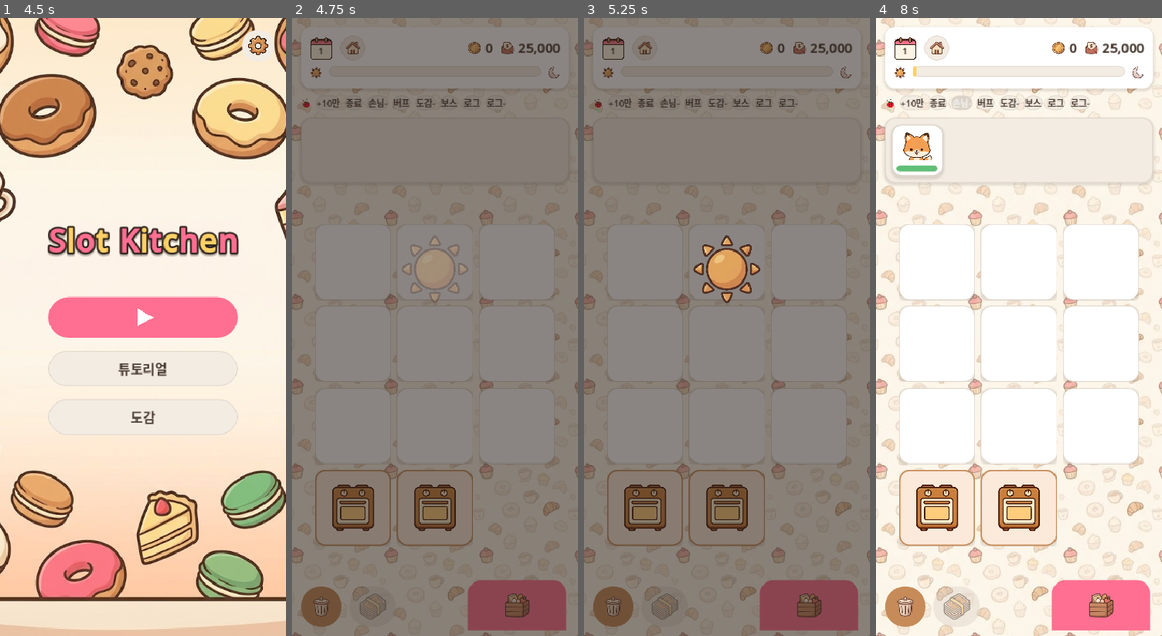
Above: before the commit, frames 1-4 (left to right).
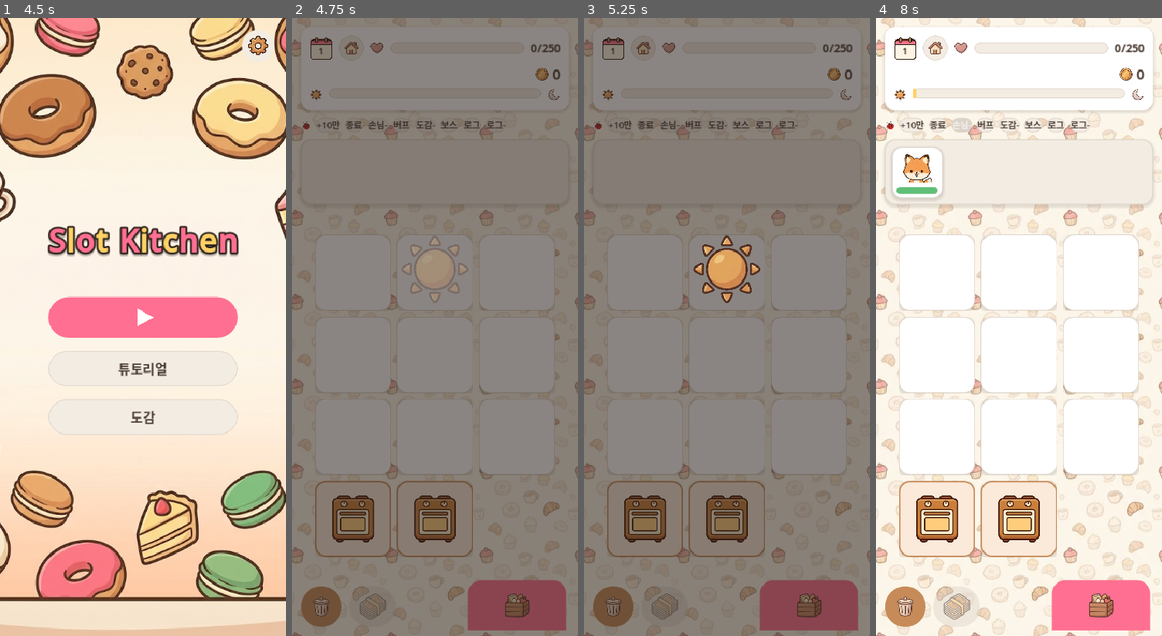
Above: after the commit, the same moments.

Repository: yellyB/game-slot-kitchen
Game: Godot game, scene res://scenes/Main.tscn
Two runs of this game, one before a commit and one after it. Both use one fixed random seed, a clock stepped at 60 frames per second and the inputs below. Sound files missing from this copy of the repository are replaced by a short silence.
Inputs (mouse positions are in pixels of both pictures, inside the frame that each line leads up to):
- Up to frame 1 (4.5 s): tap Enter at 0.5 s; move the mouse to (128, 450) at 0.52 s; hold W 0.53-1.25 s; tap Q at 0.6 s; click (128, 450) at 0.67 s; tap Space at 0.77 s; click (60, 48) at 1.25 s; drag from (228, 419) to (128, 450) at 2.02 s; move the mouse to (57, 234) at 2.77 s; hold A 2.78-3.5 s; tap R at 2.85 s; drag from (157, 327) to (57, 234) at 3.52 s; move the mouse to (100, 172) at 4.27 s; hold S from 4.28 s (still down); tap Z at 4.35 s
- Up to frame 2 (4.75 s): keep holding S; tap Space at 4.52 s
- Up to frame 3 (5.25 s): release S at 5 s; drag from (644, 259) to (684, 172) at 5.02 s
- Up to frame 4 (8 s): move the mouse to (1019, 259) at 5.77 s; hold W 5.78-6.5 s; tap C at 5.85 s; click (1019, 259) at 5.92 s; click "+10만" at 6.5 s; click "손님-" at 7.25 s

Frame 1 is identical in both runs. In frame 2, 5.1% of the frame differs, in the area x 3-94%, y 3-88%; in frame 3, 5.1%; in frame 4, 14%, in the area x 2-98%, y 2-88%.

Commit message:
점수 게이트 2단계(UI): 상단바 2줄 재구성 + 실적 막대바
UI.top_bar를 [점수목표(실적 막대바)] / [보유금] / 시간바 3줄로. 가게세 표시 →
실적 막대바(현재/목표 점수 = 매출÷100)로 대체. 서빙마다 차오름(_update_score_bar,
cash_changed·day_started에서 갱신). 별 아이콘 없으면 mood_happy 임시 폴백.
main·shop 배선을 rent_label → score_bar/score_label로 교체.

Co-Authored-By: Claude Opus 4.8 (1M context) <noreply@anthropic.com>

Diff:
--- a/scripts/main.gd
+++ b/scripts/main.gd
@@ -37,7 +37,8 @@
 var _debug_bar: Control        # 디버그 바(숨김) — 보유금 5연속 클릭으로 토글
 var _cash_clicks := 0          # 보유금 연속 클릭 수(간격 크면 리셋)
 var _last_cash_click := 0      # 마지막 보유금 클릭 시각(ms)
-var _rent_label: Label
+var _score_bar: ProgressBar   # 이달 실적(점수) 진행 — max=이달 가게세, value=month_score
+var _score_label: Label
 var _last_cash := 0   # 돈 증감 방향 판별(증가 시 라벨 팝)용
 var _expect_fly := false   # true면 이번 증가는 _fly_gain 도착 때 팝(즉시 팝 생략)
 var _hours_bar: ProgressBar
@@ -318,7 +319,8 @@
   var panel := UI.top_bar()
   _day_num = panel.get_meta("day_num") as Label
   _money_label = panel.get_meta("money_label") as Label
-  _rent_label = panel.get_meta("rent_label") as Label
+  _score_bar = panel.get_meta("score_bar") as ProgressBar
+  _score_label = panel.get_meta("score_label") as Label
   _hours_bar = panel.get_meta("hours_bar") as ProgressBar
 
   var home := panel.get_meta("home_btn") as Button
@@ -1249,10 +1251,21 @@
 
 
 # ── 세션 반응 ─────────────────────────────────────────────
+## 실적 막대바 갱신 — 목표 = 이달 가게세, 현재 = month_score. 라벨은 점수(÷100 정수).
+func _update_score_bar() -> void:
+  if _score_bar == null or _session == null:
+    return
+  var target := int(Levels.get_week(_session.day)["monthly_rent"])
+  _score_bar.max_value = maxi(1, target)
+  _score_bar.value = _session.month_score
+  _score_label.text = "%d/%d" % [int(round(_session.month_score / 100.0)), int(round(target / 100.0))]
+
+
 func _on_cash_changed(cash: int) -> void:
   var delta := cash - _last_cash
   _last_cash = cash
   _money_label.text = UI.money(cash)
+  _update_score_bar()
   if delta > 0 and not _expect_fly:   # fly 없는 증가(디버그 등)는 즉시 팝
     _pop_label(_money_label)
     Audio.play("coins")             # 소지금 증가음(동전)
@@ -1754,11 +1767,9 @@
   # 하루 시작 홀드 — 게임플레이(시계·스폰) 정지. 인트로(딤+OPEN 배너)는 함수 끝에서 즉시 표시.
   # (예전엔 DAY_INTRO_DELAY 뒤에 떠서 그 사이 딤 없는 빈 화면이 보였음 → 진입 즉시 딤으로 변경)
   _session.set_process(false)
-  # 상단바 가게세 표시 = 이번 달 가게세(목표) 금액만. 남은 주 안내는 OPEN 배너 트랙에서. 월말엔 빨강.
   var _wk := Levels.get_week(day)
-  var _mr := int(_wk["monthly_rent"])
-  _rent_label.text = UI.money(_mr)
-  _rent_label.add_theme_color_override("font_color", Palette.DANGER if _wk["is_month_end"] else Palette.COCOA_800)
+  _update_score_bar()
+  _score_label.add_theme_color_override("font_color", Palette.DANGER if _wk["is_month_end"] else Palette.COCOA_800)
   _hours_bar.value = 0
   _reset_hours_bar()   # 새 하루 — 바 색·펄스 초기화
   _last_countdown = 0  # 카운트다운 상태 리셋
--- a/scripts/shop.gd
+++ b/scripts/shop.gd
@@ -57,9 +57,13 @@
   v.add_child(bar)
   (bar.get_meta("day_num") as Label).text = str(session.day + 1)
   _cash_label = bar.get_meta("money_label") as Label
-  var rl := bar.get_meta("rent_label") as Label
-  rl.text = UI.money(int(nx["monthly_rent"]))
-  rl.add_theme_color_override("font_color", Palette.DANGER if nx["is_month_end"] else Palette.COCOA_800)
+  var sbar := bar.get_meta("score_bar") as ProgressBar
+  var slabel := bar.get_meta("score_label") as Label
+  var target := int(nx["monthly_rent"])
+  sbar.max_value = maxi(1, target)
+  sbar.value = session.month_score
+  slabel.text = "%d/%d" % [int(round(session.month_score / 100.0)), int(round(target / 100.0))]
+  slabel.add_theme_color_override("font_color", Palette.DANGER if nx["is_month_end"] else Palette.COCOA_800)
   var home := bar.get_meta("home_btn") as Button
   home.pressed.connect(func(): go_home.emit())
   Audio.attach_click(home)
--- a/scripts/ui.gd
+++ b/scripts/ui.gd
@@ -93,8 +93,8 @@
 	return cc
 
 
-## 상단바 컴포넌트 — 게임 화면·상점 공용. 흰 카드 안에 [날짜배지·홈·보유금·가게세] + 시간바.
-## 갱신·배선용 참조를 meta로 노출: day_num·money_label·rent_label·hours_bar·home_btn·coin_box.
+## 상단바 컴포넌트 — 게임·상점 공용. 흰 카드에 [점수목표(실적바)] / [보유금] / 시간바 3줄.
+## meta: day_num·money_label·score_bar·score_label·hours_bar·home_btn·coin_box.
 static func top_bar() -> PanelContainer:
 	var panel := PanelContainer.new()
 	panel.add_theme_stylebox_override("panel", card(Palette.WHITE))
@@ -105,41 +105,51 @@
 	panel.add_child(pad)
 
 	var box := VBoxContainer.new()
-	box.add_theme_constant_override("separation", 8)
+	box.add_theme_constant_override("separation", 6)
 	pad.add_child(box)
 
-	var row := HBoxContainer.new()
-	row.add_theme_constant_override("separation", 10)
-	box.add_child(row)
-
+	# 점수 목표 줄(실적 막대바)
+	var srow := HBoxContainer.new()
+	srow.add_theme_constant_override("separation", 8)
+	box.add_child(srow)
 	var badge := day_badge(32)
-	row.add_child(badge)
-
+	srow.add_child(badge)
 	var home := Button.new()
 	home.custom_minimum_size = Vector2(34, 34)
 	home.add_child(ui_btn_icon("house", 22))
 	home.add_theme_stylebox_override("normal", chip(Palette.COCOA_100, Palette.COCOA_200))
 	home.add_theme_stylebox_override("hover", chip(Palette.COCOA_200))
 	home.add_theme_stylebox_override("pressed", chip(Palette.COCOA_200))
-	row.add_child(home)
-
-	var gap := Control.new()
-	gap.size_flags_horizontal = Control.SIZE_EXPAND_FILL
-	row.add_child(gap)
-
+	srow.add_child(home)
+	var star_name := "star" if ResourceLoader.exists("res://assets/art/ui/star.png") else "mood_happy"
+	srow.add_child(ui_icon(star_name, 20))
+	var sbar := ProgressBar.new()
+	sbar.min_value = 0
+	sbar.max_value = 100
+	sbar.value = 0
+	sbar.show_percentage = false
+	sbar.custom_minimum_size = Vector2(0, 16)
+	sbar.size_flags_horizontal = Control.SIZE_EXPAND_FILL
+	sbar.size_flags_vertical = Control.SIZE_SHRINK_CENTER
+	sbar.add_theme_stylebox_override("background", chip(Palette.COCOA_100, Palette.COCOA_200))
+	sbar.add_theme_stylebox_override("fill", chip(Palette.MAIN))
+	srow.add_child(sbar)
+	var score := label("0/0", 15, Palette.COCOA_800, true)
+	srow.add_child(score)
+
+	# 보유금 줄
+	var crow := HBoxContainer.new()
+	crow.add_theme_constant_override("separation", 4)
+	box.add_child(crow)
+	var cgap := Control.new()
+	cgap.size_flags_horizontal = Control.SIZE_EXPAND_FILL
+	crow.add_child(cgap)
 	var coin := HBoxContainer.new()
 	coin.add_theme_constant_override("separation", 4)
 	coin.add_child(ui_icon("coin", 20))
 	var money := label("0", 18, Palette.COCOA_800, true)
 	coin.add_child(money)
-	row.add_child(coin)
-
-	var rentbox := HBoxContainer.new()
-	rentbox.add_theme_constant_override("separation", 4)
-	rentbox.add_child(ui_icon("bill", 20))
-	var rent := label("0", 18, Palette.COCOA_800, true)
-	rentbox.add_child(rent)
-	row.add_child(rentbox)
+	crow.add_child(coin)
 
 	var hours := HBoxContainer.new()
 	hours.add_theme_constant_override("separation", 8)
@@ -159,7 +169,8 @@
 
 	panel.set_meta("day_num", badge.get_meta("num"))
 	panel.set_meta("money_label", money)
-	panel.set_meta("rent_label", rent)
+	panel.set_meta("score_bar", sbar)
+	panel.set_meta("score_label", score)
 	panel.set_meta("hours_bar", hbar)
 	panel.set_meta("home_btn", home)
 	panel.set_meta("coin_box", coin)
